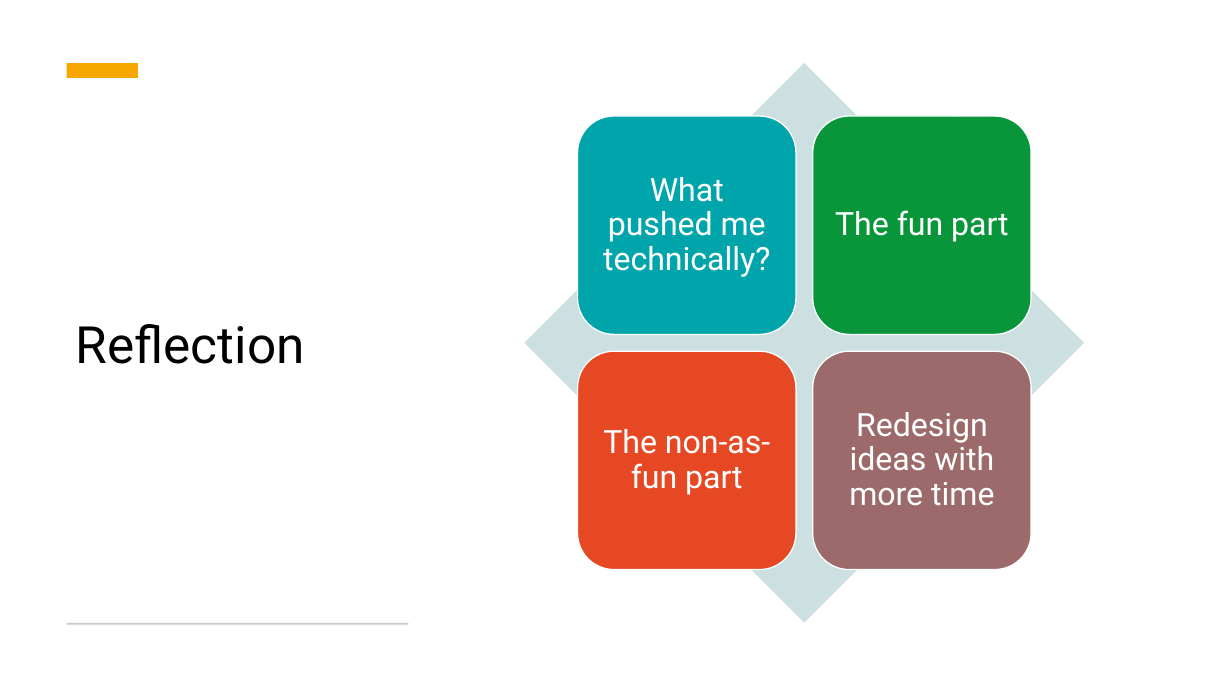
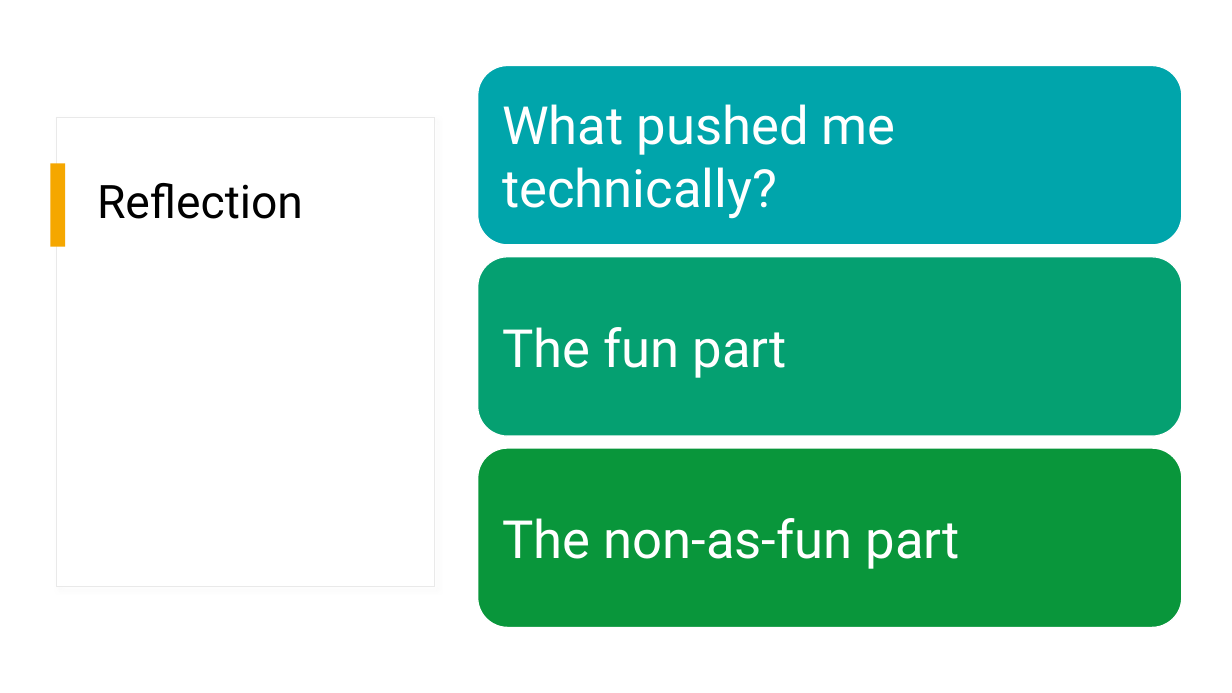
Before and after one commit to nishchint-upadhyaya/home-security-system, a slide deck: slide 9 of UpadhyayaN-Presentation.pptx. Drawn at 1232x693 pixels with LibreOffice and Linux fonts; fonts in the diff are those of the drawing. Boxes give left, top, right and bottom in pixels: in the first picture for what was removed or moved away, otherwise in the second. Text is boxed around its words. In the diff, an @@ line names an element or a change of style, - is before the commit and + after.

```diff
--- a/UpadhyayaN-Presentation.pptx
+++ b/UpadhyayaN-Presentation.pptx
@@ rectangle removed at <box>67,63,138,78</box> @@
@@ rounded rectangle added at <box>478,66,1182,245</box>, fill #00A5AB, outline #FFFFFF 1 pt @@
@@ text "What pushed me technically?": place and size @@
-text "What pushed me technically?" at <box>603,177,770,277</box>
+text "What pushed me technically?" at <box>502,104,896,219</box>
@@ rectangle added at <box>56,117,434,587</box>, fill #FFFFFF, outline #E9E9E9 1 pt @@
@@ rectangle added at <box>51,164,66,247</box>, fill #F5A700 @@
@@ title "Reflection": place and size @@
-title "Reflection" at <box>76,324,305,364</box>
+title "Reflection" at <box>97,183,303,219</box>
@@ title "Reflection" at <box>97,183,303,219</box>: size 40 to 36 pt; vertical alignment middle to top @@
@@ rounded rectangle added at <box>478,257,1182,436</box>, fill #05A071, outline #FFFFFF 1 pt @@
@@ size 25 to 41 pt; alignment centre to left; line spacing 0.9 to 1; more space between paragraphs in 3 elements at <box>502,104,896,219</box>, <box>502,518,960,569</box>, <box>502,327,787,378</box> @@
@@ text "The fun part": place and size @@
-text "The fun part" at <box>835,210,1009,242</box>
+text "The fun part" at <box>502,327,787,378</box>
@@ group removed at <box>524,63,1084,623</box>: 4 rounded rectangles, 1 diamond, 1 text @@
-Redesign ideas with more time
@@ rounded rectangle added at <box>478,448,1182,628</box>, fill #09963B, outline #FFFFFF 1 pt @@
@@ text "The non-as-fun part": place and size @@
-text "The non-as-fun part" at <box>603,429,770,495</box>
+text "The non-as-fun part" at <box>502,518,960,569</box>
@@ rectangle removed at <box>67,623,409,625</box> @@
```
Also in this commit, not shown: 1 other slide changed.
